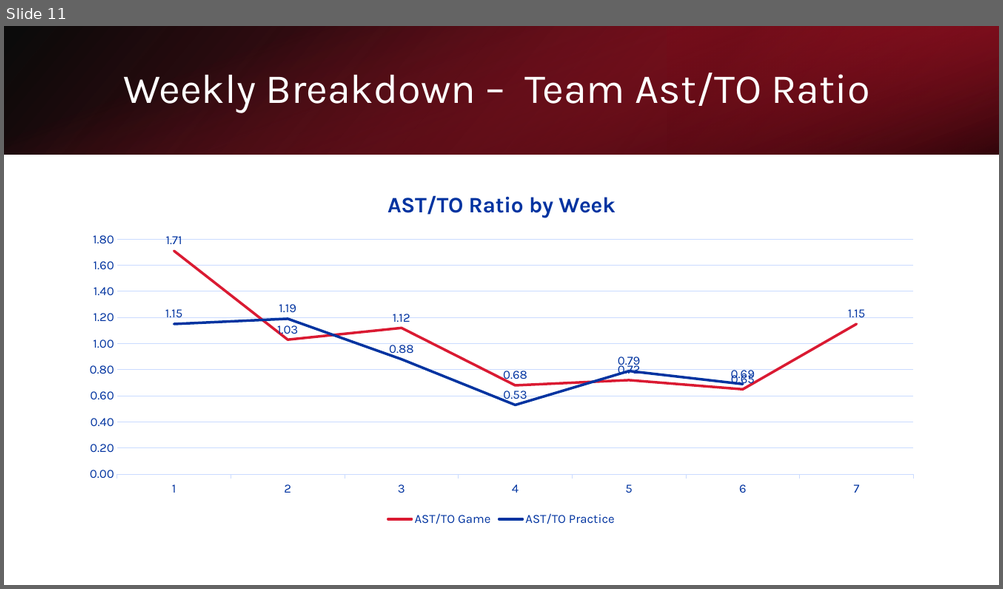
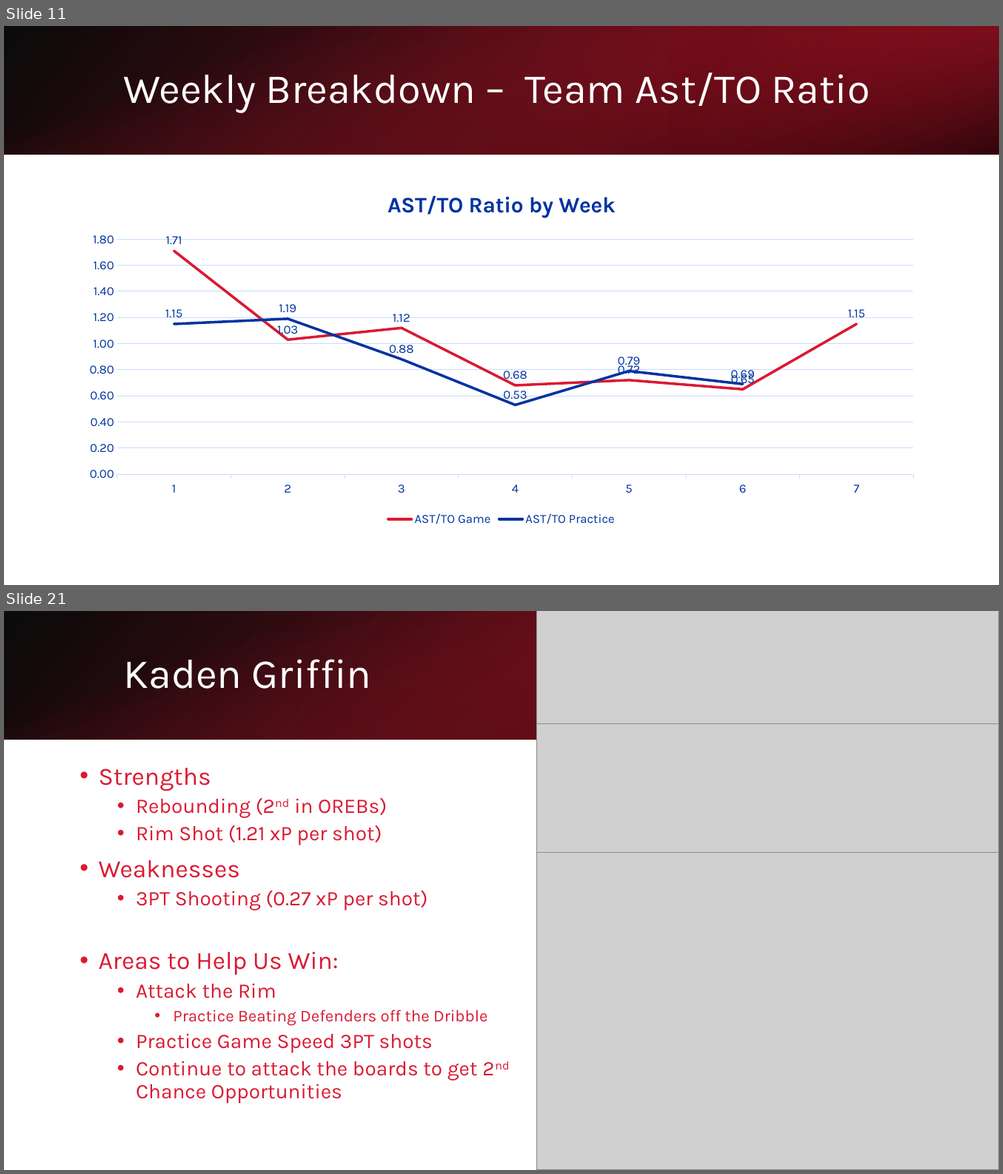
Before and after one commit to apurvis14/Jackson-Prep-Basketball-Analytics, a slide deck: Midseason Analytics Overview.pptx. Shown one above the other, each under a label of ours: slide 11 before the commit, slides 11 and 21 after it; the slides between them are not shown. The pictures are 1003x589 and 1003x1174 pixels, drawn with LibreOffice and Linux fonts; fonts in the diff are those of the drawing; grey boxes stand for pictures. Boxes give left, top, right and bottom in pixels: in the first picture for what was removed or moved away, otherwise in the second. Text is boxed around its words. In the diff, an @@ line names an element or a change of style, - is before the commit and + after.

```diff
--- a/Midseason Analytics Overview.pptx
+++ b/Midseason Analytics Overview.pptx
@@ slide 21 added at <box>4,611,999,1170</box>, background #FFFFFF @@
@@ rectangle added at <box>4,611,999,739</box>, fill gradient #000000 to #A31326 @@
@@ rectangle added at <box>4,612,998,740</box>, fill gradient #DA1A32 to #000000 @@
@@ picture added at <box>537,611,999,1170</box> @@
@@ rectangle added at <box>667,611,999,739</box>, fill gradient #6D0D19 to #DA1A32 @@
@@ title added at <box>123,659,372,689</box>, 40 pt, text #FFFFFF @@
+Kaden Griffin
@@ picture added at <box>537,724,999,853</box> @@
@@ text added at <box>99,768,488,1104</box>, 20 pt, text #DA1A32 @@
+• Strengths
+  • Rebounding (2nd in OREBs)
+  • Rim Shot (1.21 xP per shot)
+• Weaknesses
+  • 3PT Shooting (0.27 xP per shot)
+• Areas to Help Us Win:
+  • Attack the Rim
+    • Practice Beating Defenders off the Dribble
+  • Practice Game Speed 3PT shots
+  • Continue to attack the boards to get 2nd Chance Opportunities
```
Also in this commit, not shown: 4 slides changed, 9 other slides added, 2 other files.
